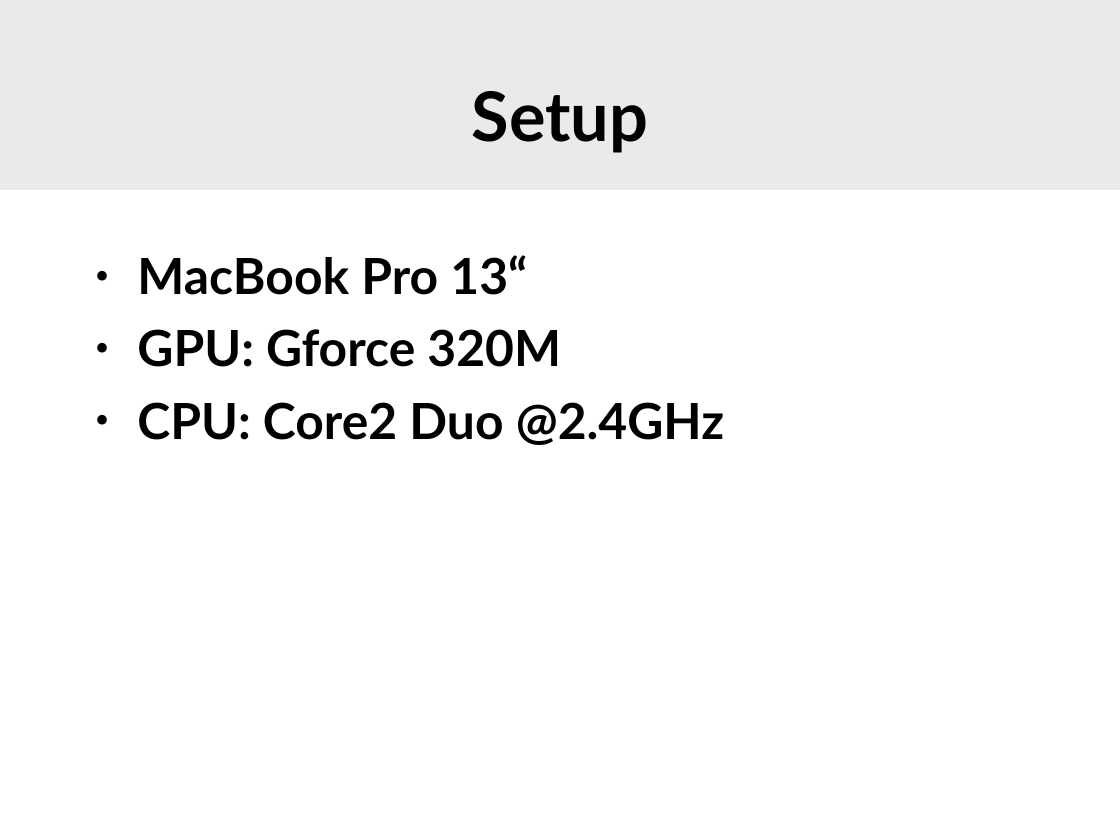
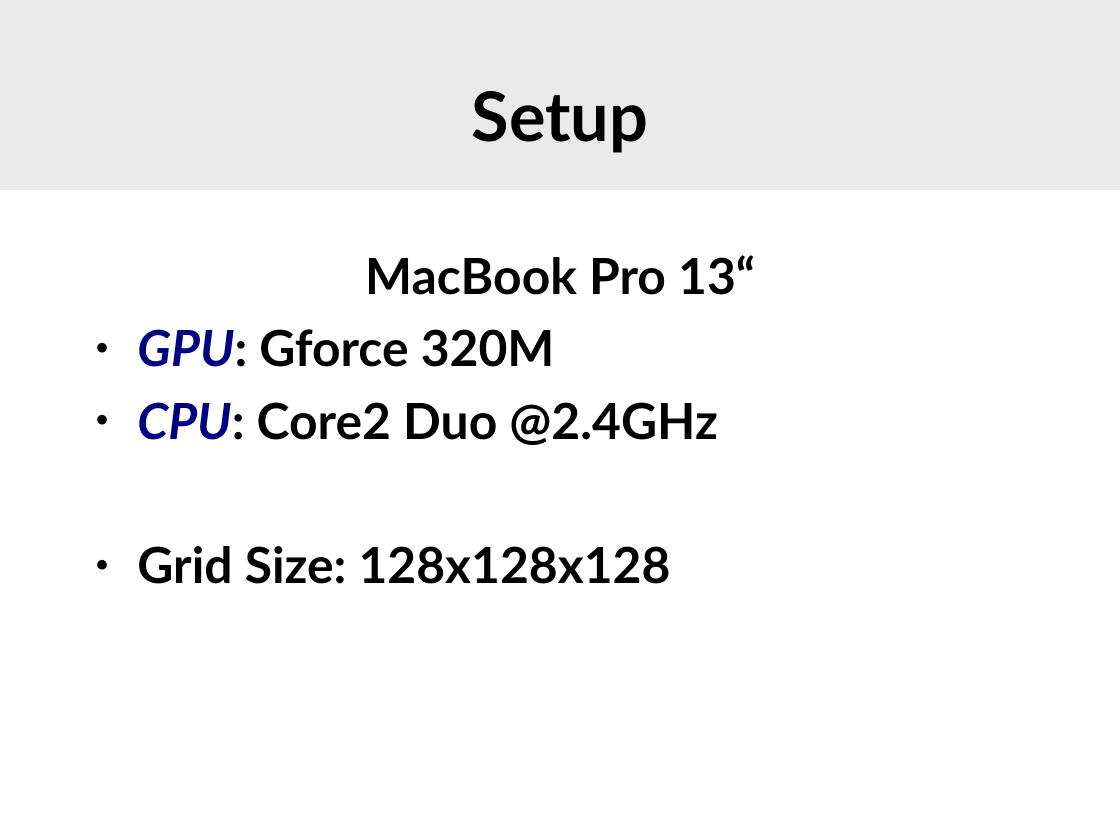
Before and after one commit to SgtPepper123/ICP_3dPhoto, a slide deck: slide 13 of GPGPU presentation/Presentation.odp. Drawn at 1120x840 pixels with LibreOffice and Linux fonts; fonts in the diff are those of the drawing; background and template pictures are left out. Boxes give left, top, right and bottom in pixels: in the first picture for what was removed or moved away, otherwise in the second. Text is boxed around its words. In the diff, an @@ line names an element or a change of style, - is before the commit and + after.

```diff
--- a/GPGPU presentation/Presentation.odp
+++ b/GPGPU presentation/Presentation.odp
@@ text at (137, 255, 755, 445): text colour #000000 to #000080, italic on in "GPU:", "CPU:"; alignment left to centre; bullet ● to none @@
@@ text at (137, 546, 671, 584): paragraph added @@
+● Grid Size: 128x128x128
```
Also in this commit, not shown: 11 other slides changed, 1 slide added, 4 other files.
